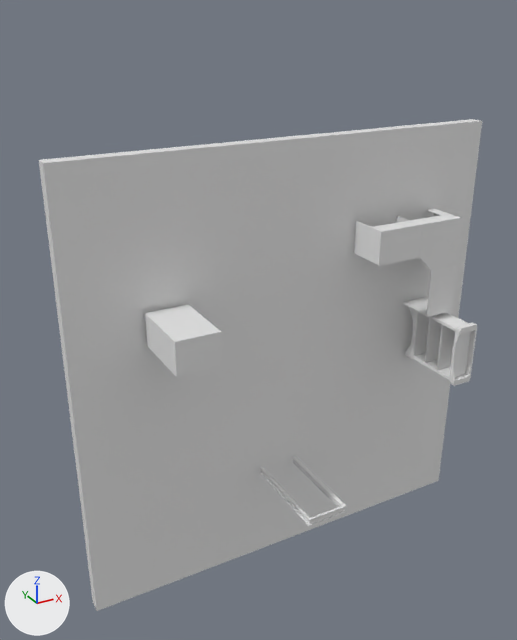
Two versions of the COLLADA model move_itomp/meshes/merged_all_nodoor.dae, one commit apart.
The view is the same before and after, from a camera (50 mm lens) standing at (-9.81, -15.71, 12.71) and looking at (-1.13, 0.08, 4.81). Lighting does not change. The marker at lower left points along +X, +Y and +Z.

In view in the first picture: 'node'.
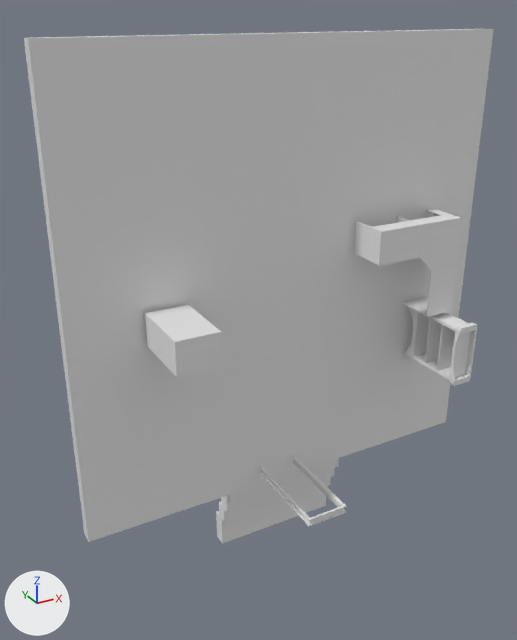
Edits to the scene script, one JSON object a line:
```json
{"block": "me_shape0", "where": "me_shape0.from_pydata(...)  # 721 vertices, 1623 faces; spans x -6.4..6.4, y -2.76..0.51, z -3.2..9.6"}
{"block": "me_shape0", "where": "# used by ob_node; location = (0.0, 0.0, 0.0)"}
{"block": "me_shape0", "where": "# verts and faces of me_shape0; kept vertices keep their numbers, new ones are numbered from 721"}
{"block": "me_shape0", "where": "# before: 713 (-6.4, 0.51, -3.2) at pixel (92, 601), 714 (6.4, 0.51, -3.2), 715 (-6.4, 0.51, 9.6) at pixel (38, 160), 716 (6.4, 0.51, 9.6) at pixel (472, 119), 717 (-6.4, 0.11, -3.2) at pixel (96, 611)"}
{"block": "me_shape0", "where": "# before: 718 (6.4, 0.11, -3.2) at pixel (438, 480), 719 (-6.4, 0.11, 9.6) at pixel (43, 163), 720 (6.4, 0.11, 9.6) at pixel (482, 120)"}
{"block": "me_shape0", "change": "me_shape0 part 1: a new loose piece, a box spanning x -2.0..2.0, y 0.91..1.31, z -3.2..-2.2"}
{"block": "me_shape0", "change": "me_shape0 part 2"}
{"op": "add", "block": "me_shape0", "code": "for i in [*range(713, 721)]: verts[i] += (0.0, 0.0, 2.5)"}
```

Where the change shows, as pixel boxes (x1, y1, x2, y2) in the pictures (517 x 640 px; the box of a moved part takes in the faces that stretch with it):
```json
{"object": "node", "change": "reshaped", "before": [39, 119, 482, 611], "after": [24, 29, 494, 544], "on screen": "6% wider"}
{"part": 1, "of": "me_shape0", "change": "added", "after": [216, 486, 327, 544]}
{"part": 2, "of": "me_shape0", "change": "moved or reshaped", "before": [39, 119, 482, 611], "after": [24, 29, 494, 542]}
```
